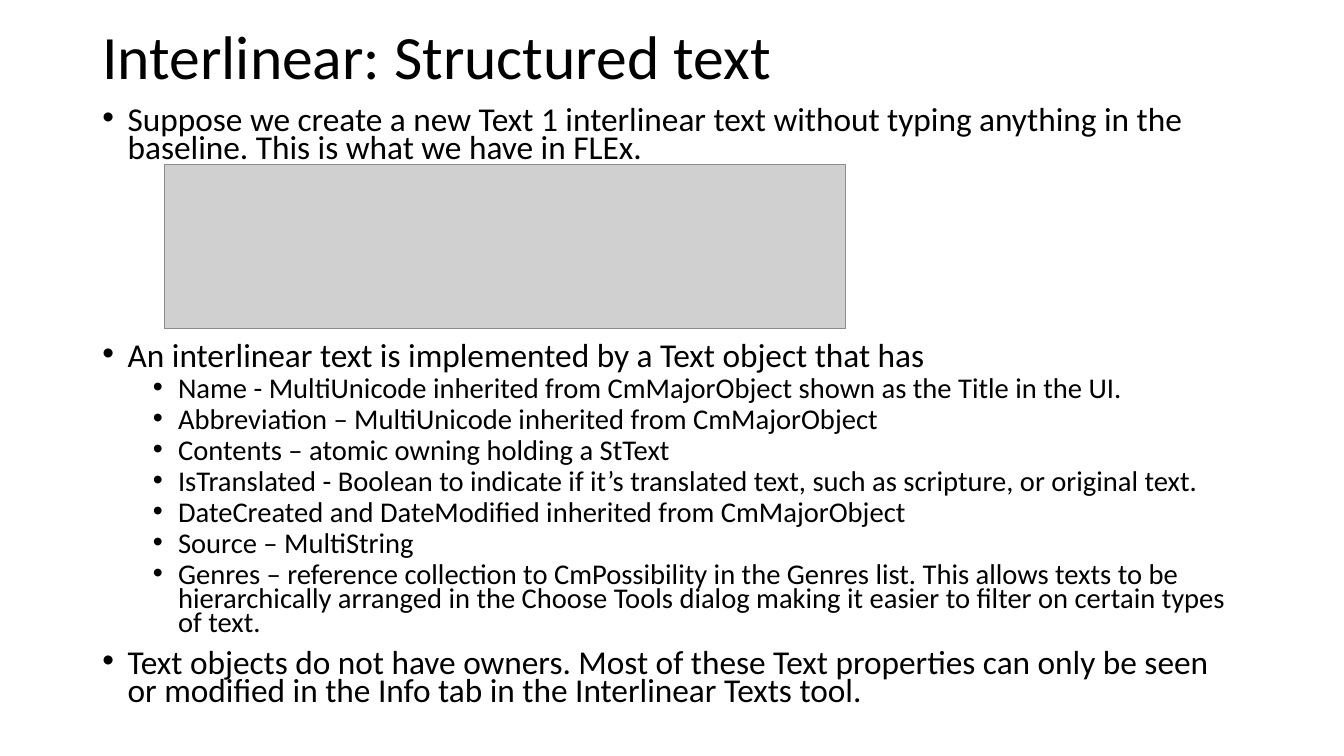
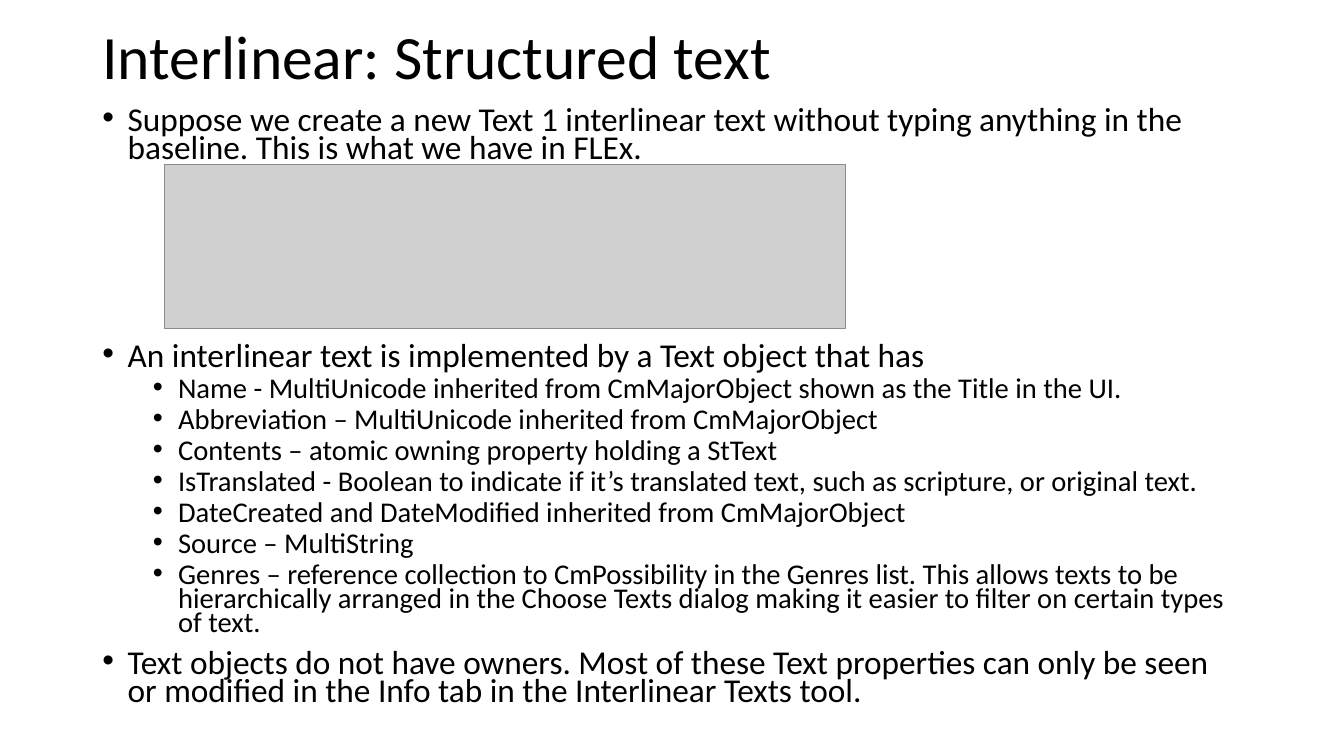
Before and after one commit to sillsdev/FwDocumentation, a slide deck: slide 9 of HelpResourcesSources/TechnicalNotes/FLEx 9.1 Conceptual Model - Grammar and interlinear model.pptx. Drawn at 1344x756 pixels with LibreOffice and Linux fonts; fonts in the diff are those of the drawing; grey boxes stand for pictures. Boxes give left, top, right and bottom in pixels: in the first picture for what was removed or moved away, otherwise in the second. Text is boxed around its words. In the diff, an @@ line names an element or a change of style, - is before the commit and + after.

```diff
--- a/HelpResourcesSources/TechnicalNotes/FLEx 9.1 Conceptual Model - Grammar and interlinear model.pptx
+++ b/HelpResourcesSources/TechnicalNotes/FLEx 9.1 Conceptual Model - Grammar and interlinear model.pptx
@@ text at (178,440,777,465): text changed @@
-  • Contents – atomic owning holding a StText
+  • Contents – atomic owning property holding a StText
@@ text at (178,564,1224,633): text changed @@
-  • Genres – reference collection to CmPossibility in the Genres list. This allows texts to be hierarchically arranged in the Choose Tools dialog making it easier to filter on certain types of text.
+  • Genres – reference collection to CmPossibility in the Genres list. This allows texts to be hierarchically arranged in the Choose Texts dialog making it easier to filter on certain types of text.
```
Also in this commit, not shown: 9 other slides changed, 1 slide added, 1 slide removed, 5 other files.
